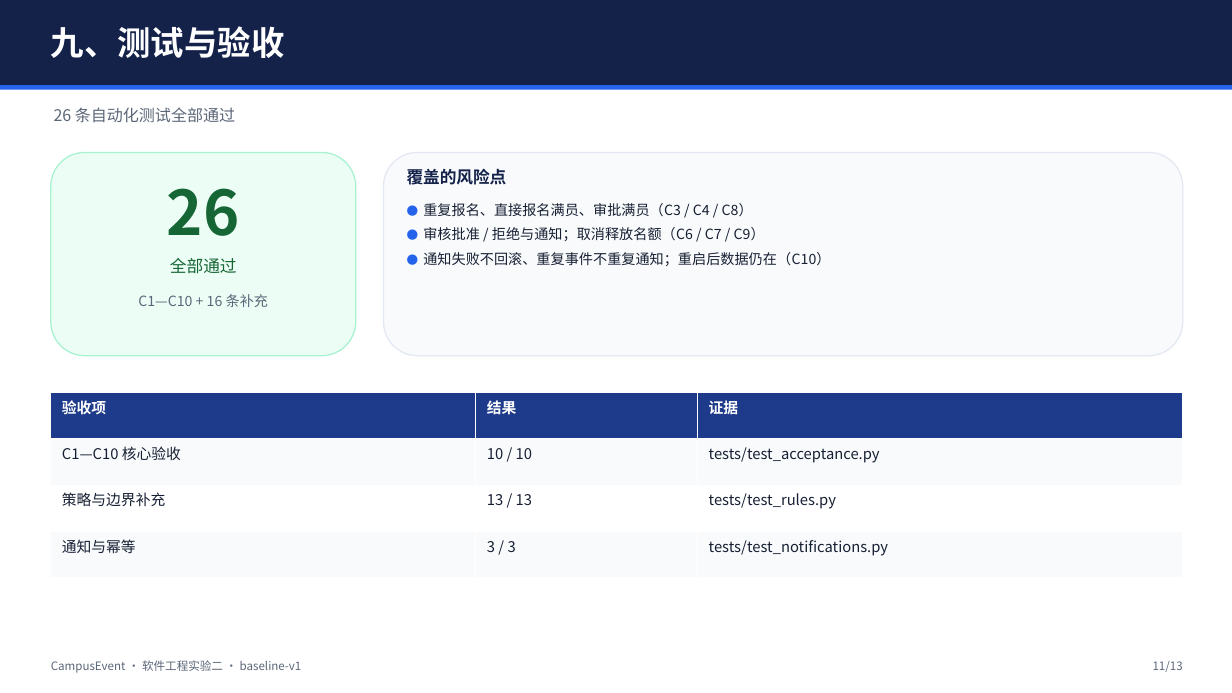
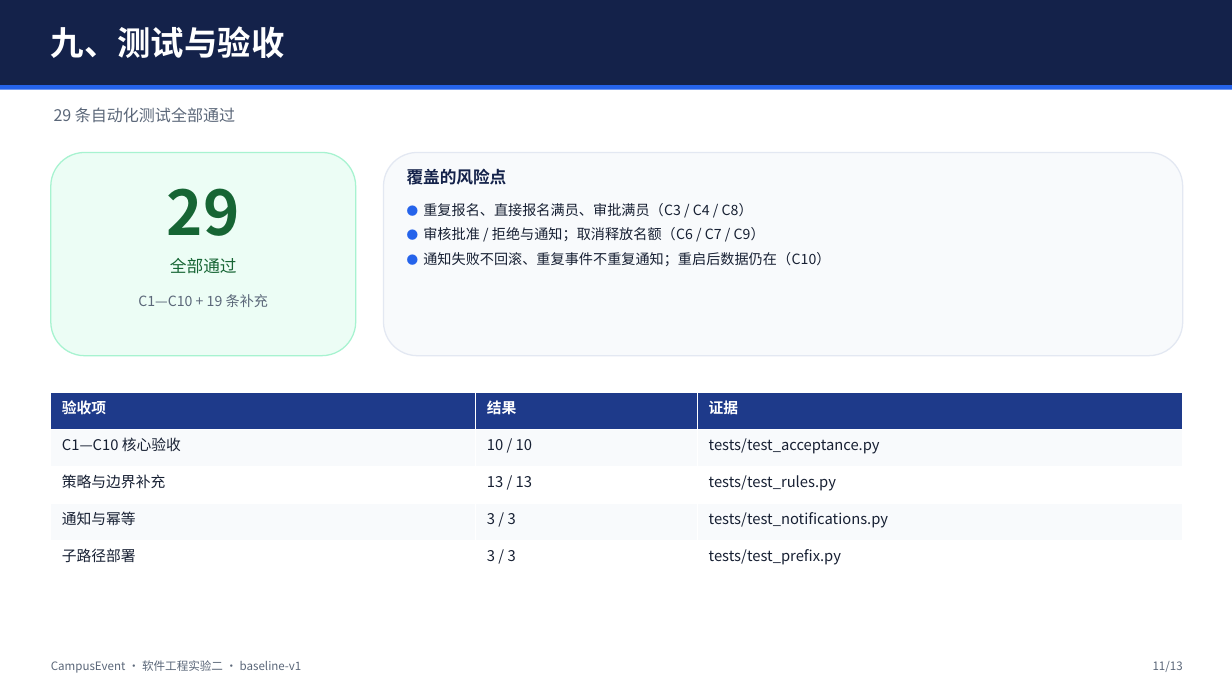
Before and after one commit to muke112320/CampusEvent, a slide deck: slide 11 of docs/演示PPT.pptx. Drawn at 1232x693 pixels with LibreOffice and Linux fonts; fonts in the diff are those of the drawing. Boxes give left, top, right and bottom in pixels: in the first picture for what was removed or moved away, otherwise in the second. Text is boxed around its words. In the diff, an @@ line names an element or a change of style, - is before the commit and + after.

Commit message:
docs: 补充云服务器部署地址与部署验证结果

```diff
--- a/docs/演示PPT.pptx
+++ b/docs/演示PPT.pptx
@@ text at <box>54,107,235,123</box>: text changed @@
-26 条自动化测试全部通过
+29 条自动化测试全部通过
@@ text at <box>167,188,240,236</box>: text changed @@
-26
+29
@@ text at <box>138,294,268,307</box>: text changed @@
-C1—C10 + 16 条补充
+C1—C10 + 19 条补充
@@ table at <box>51,393,1183,578</box> @@
+row 5: 子路径部署 | 3 / 3 | tests/test_prefix.py
```
Also in this commit, not shown: 3 other slides changed, 12 other files.
